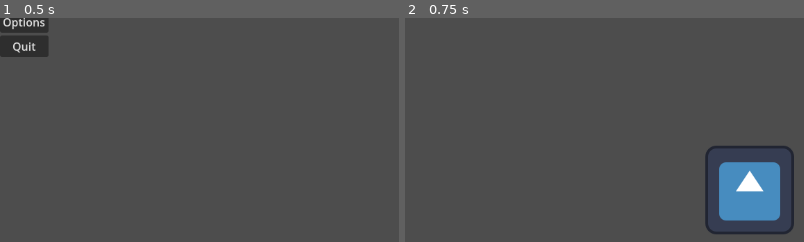
Above: before the commit, frames 1-2 (left to right).
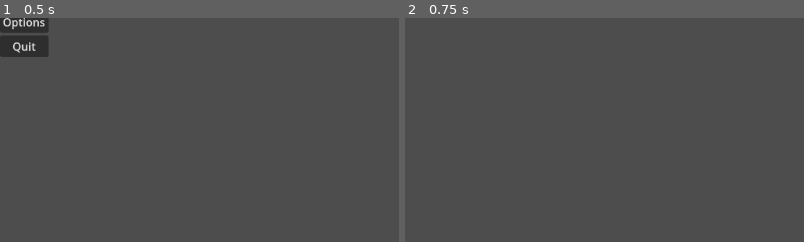
Above: after the commit, the same moments.

Repository: mohamedd-hassan/astracipher
Game: Godot game, scene res://scenes/main_menu.tscn
Same seed, same stepped clock (60 frames per second), same inputs: the game is played once before the commit and once after it. The engine's default icon, where the game draws it, is replaced by a stand-in: a white triangle on a blue panel in a dark square.
Inputs:
- Up to frame 1 (0.5 s): no input
- Up to frame 2 (0.75 s): click "Play" at 0.5 s
The pictures show only the part of the screen within x 0-50%, y 7-57%; the shares and areas given below are measured in that part.

Frame 1 is identical in both runs. In frame 2, 5.1% of the frame differs, in the area x 75-98%, y 57-97%.

Commit message:
Update level-one.tscn

Diff:
--- a/scenes/level-one.tscn
+++ b/scenes/level-one.tscn
@@ -1,9 +1,3 @@
-[gd_scene load_steps=2 format=3 uid="uid://b7d4ksttq4d3u"]
-
-[ext_resource type="Texture2D" uid="uid://g2r12w3ir2k2" path="res://assets/icon.svg" id="1_lbouf"]
+[gd_scene format=3 uid="uid://b7d4ksttq4d3u"]
 
 [node name="Level 1" type="Node2D"]
-
-[node name="Icon" type="Sprite2D" parent="."]
-position = Vector2(497, 293)
-texture = ExtResource("1_lbouf")
